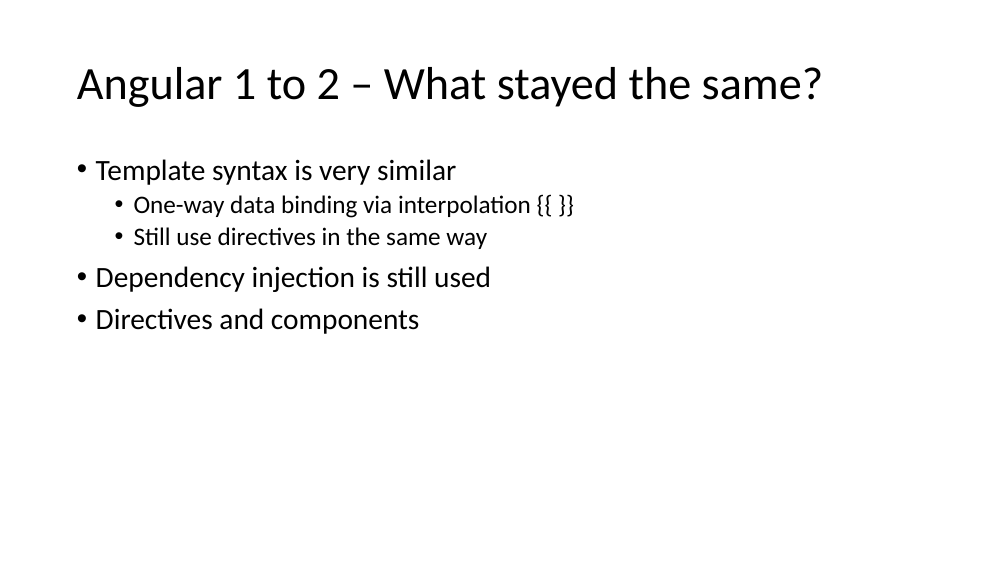
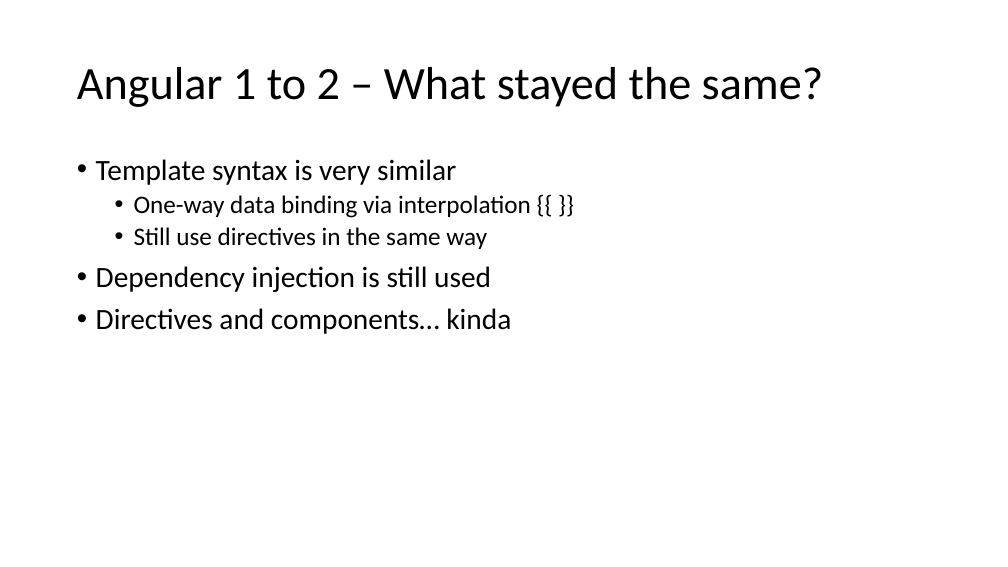
Before and after one commit to schneidenbach/Angular2-AspNetCore-TypeScript-Workshop, a slide deck: slide 5 of slides/2 - Intro to Angular 2.pptx. Drawn at 1008x567 pixels with LibreOffice and Linux fonts; fonts in the diff are those of the drawing. Boxes give left, top, right and bottom in pixels: in the first picture for what was removed or moved away, otherwise in the second. Text is boxed around its words. In the diff, an @@ line names an element or a change of style, - is before the commit and + after.

```diff
--- a/slides/2 - Intro to Angular 2.pptx
+++ b/slides/2 - Intro to Angular 2.pptx
@@ text at box(96, 308, 511, 334): text changed @@
-• Directives and components
+• Directives and components… kinda
```
Also in this commit, not shown: 1 slide removed, 14 other files.
